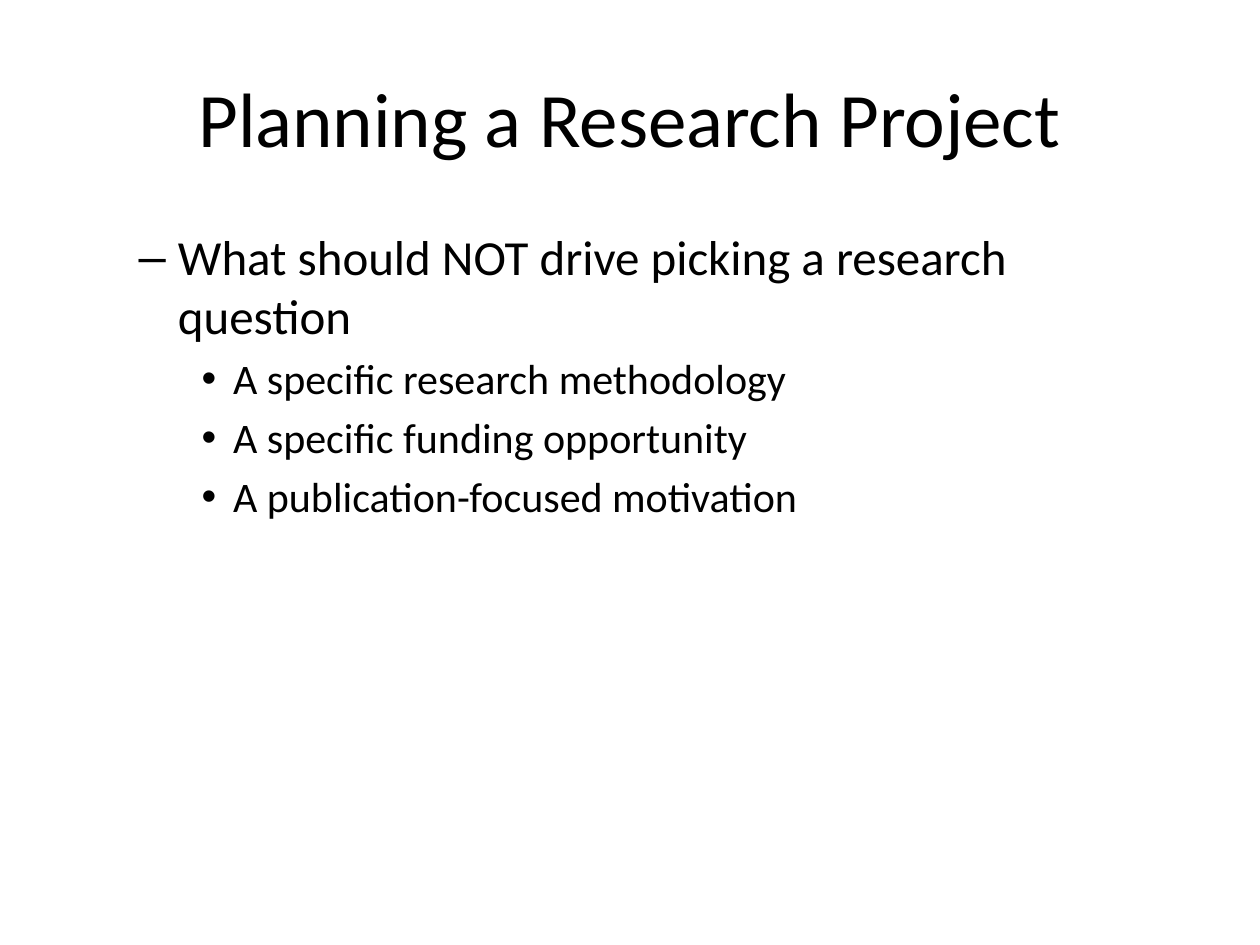
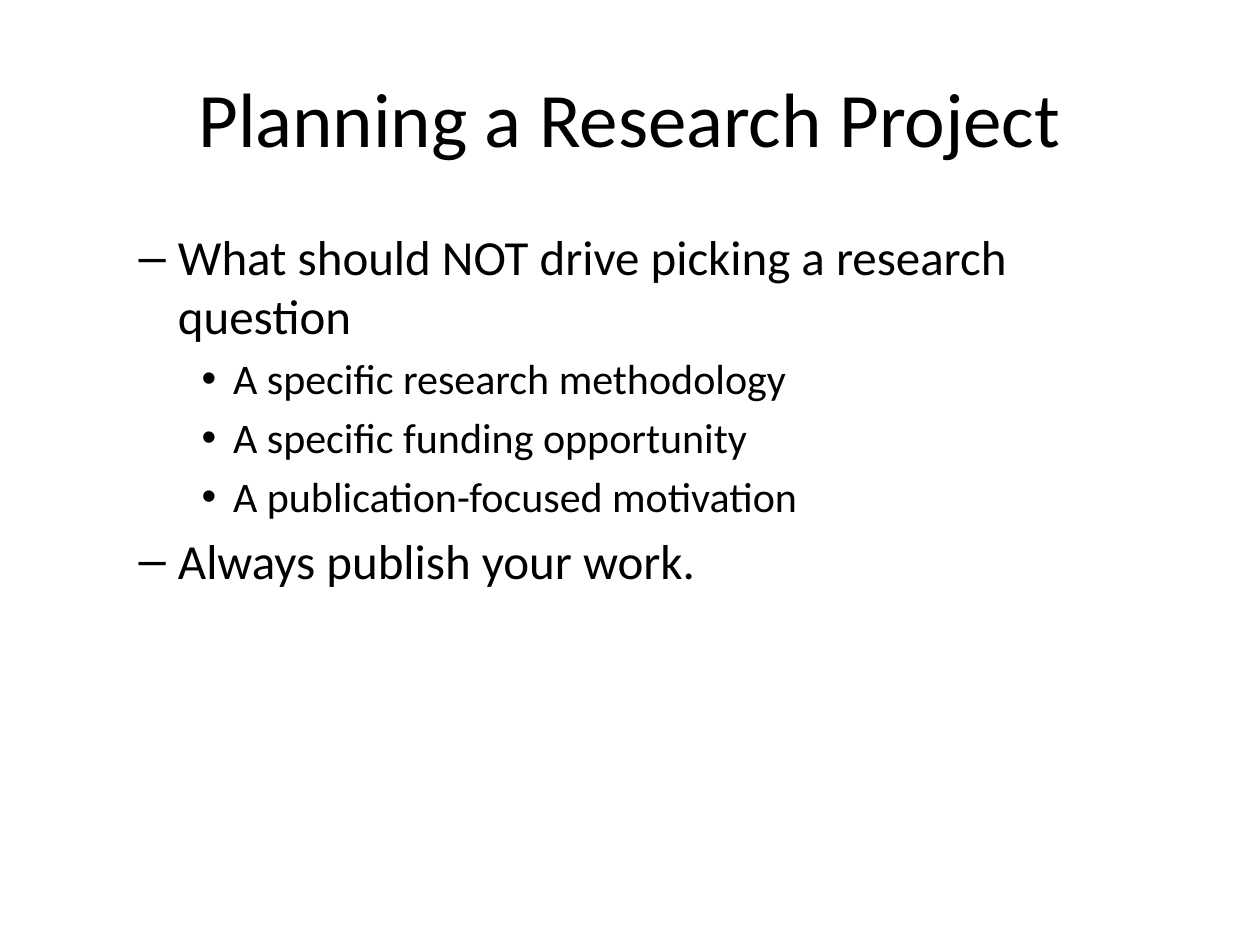
Before and after one commit to classes-medb/5510, a slide deck: slide 18 of doc/video-02-planning.pptx (slide 9 before the commit). Drawn at 1260x945 pixels with LibreOffice and Linux fonts; fonts in the diff are those of the drawing. Boxes give left, top, right and bottom in pixels: in the first picture for what was removed or moved away, otherwise in the second. Text is boxed around its words. In the diff, an @@ line names an element or a change of style, - is before the commit and + after.

```diff
--- a/doc/video-02-planning.pptx
+++ b/doc/video-02-planning.pptx
@@ text at box(178, 545, 695, 587): paragraph added @@
+  – Always publish your work.
```
Also in this commit, not shown: 9 other slides changed, 21 slides added, 13 slides removed, 6 other files.
